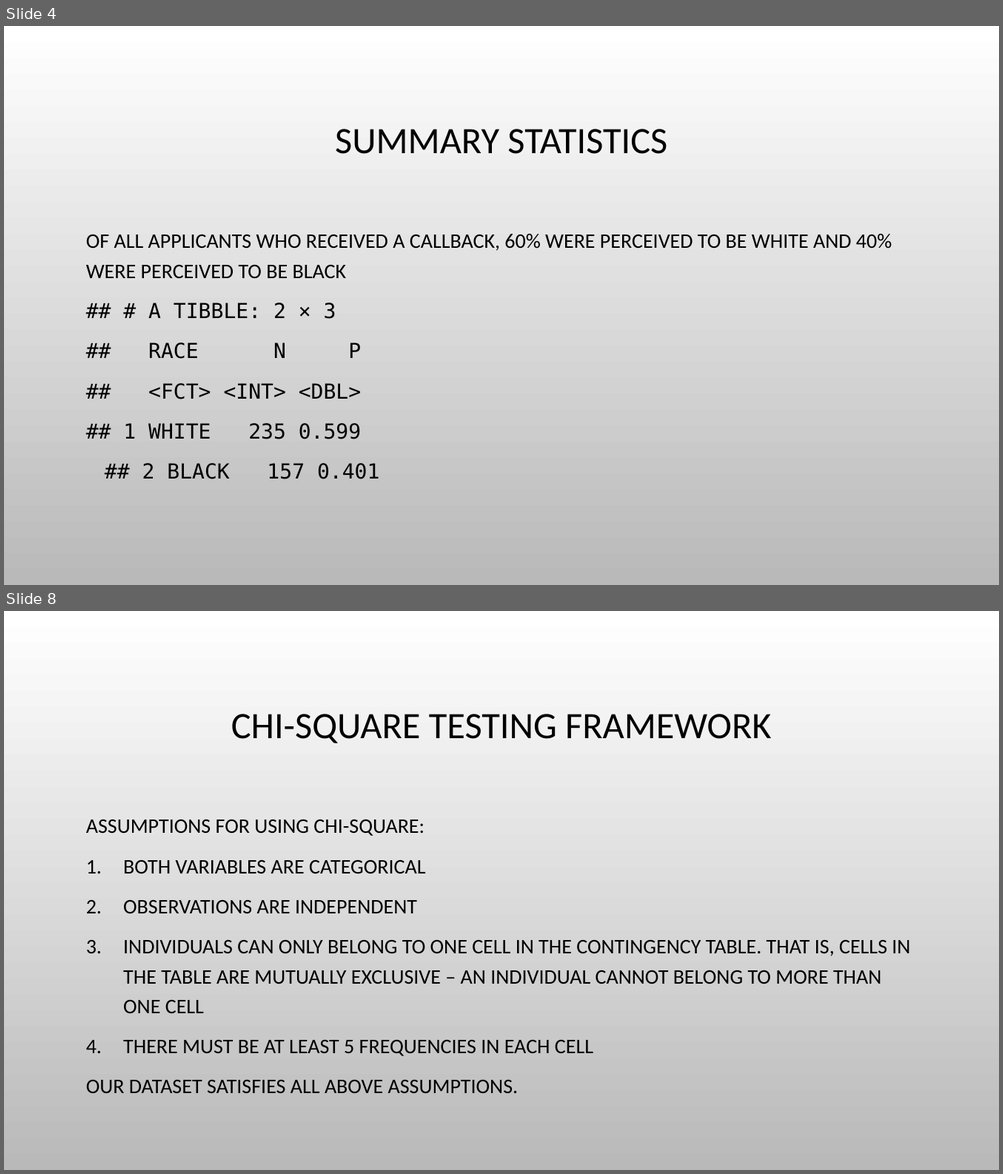
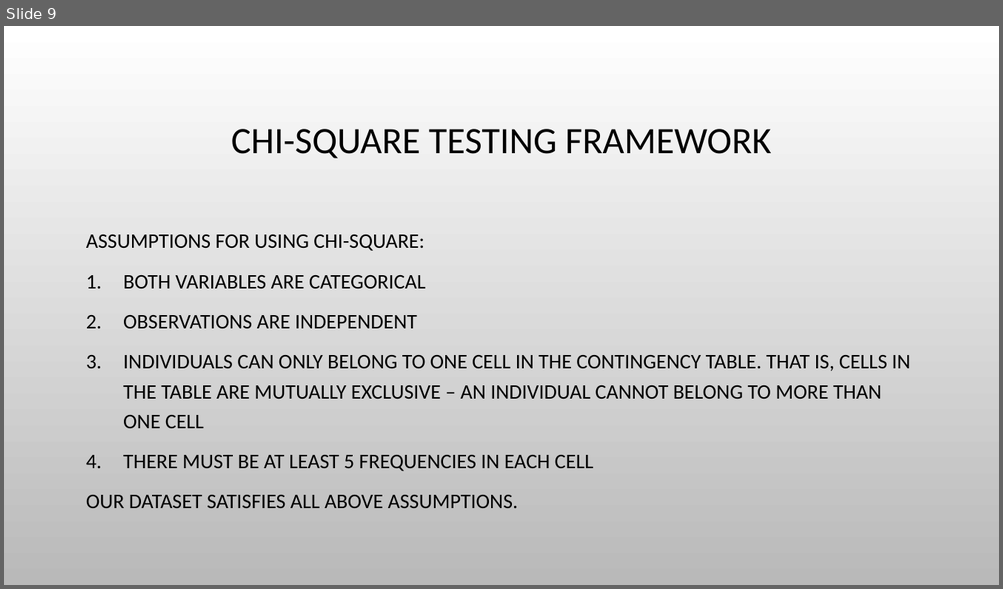
Before and after one commit to himalayahall/CUNY-DATA606, a slide deck: Project/Hakim-Project.pptx. Shown one above the other, each under a label of ours: slides 4 and 8 before the commit, slide 9 after it; the slides between them are not shown. The pictures are 1003x1174 and 1003x589 pixels, drawn with LibreOffice and Linux fonts; fonts in the diff are those of the drawing; background and template pictures are left out. Boxes give left, top, right and bottom in pixels: in the first picture for what was removed or moved away, otherwise in the second. Text is boxed around its words. In the diff, an @@ line names an element or a change of style, - is before the commit and + after.

```diff
--- a/Project/Hakim-Project.pptx
+++ b/Project/Hakim-Project.pptx
@@ slide 4 removed at (4,26,999,585), background picture (left out) @@
@@ title removed at (335,129,667,154) @@
-SUMMARY STATISTICS
@@ text removed at (86,234,891,480) @@
-OF ALL APPLICANTS WHO RECEIVED A CALLBACK, 60% WERE PERCEIVED TO BE WHITE AND 40% WERE PERCEIVED TO BE BLACK
-## # A TIBBLE: 2 × 3
-## RACE N P
-## <FCT> <INT> <DBL>
-## 1 WHITE 235 0.599
-## 2 BLACK 157 0.401
@@ what was slide 8 is now slide 9 @@
```
Also in this commit, not shown: 7 slides changed, 6 slides added, 2 other slides removed, 1 other file.
